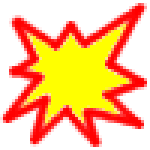
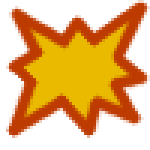
Before/after of a (150, 150) layered artwork. What changed in the layer stack:
added layer "Outline" above "PowStar" over [6, 0, 150, 138]
painted on "PowStar" over [0, 3, 147, 147]
